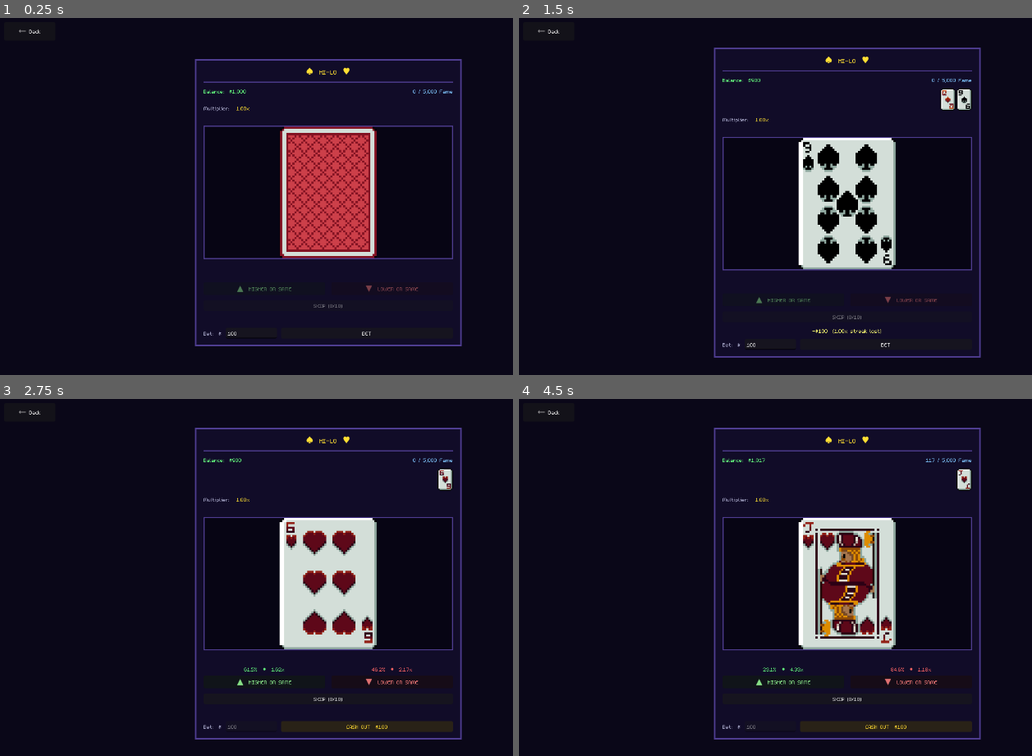
Above: before the commit, frames 1-4 (two rows, left to right).
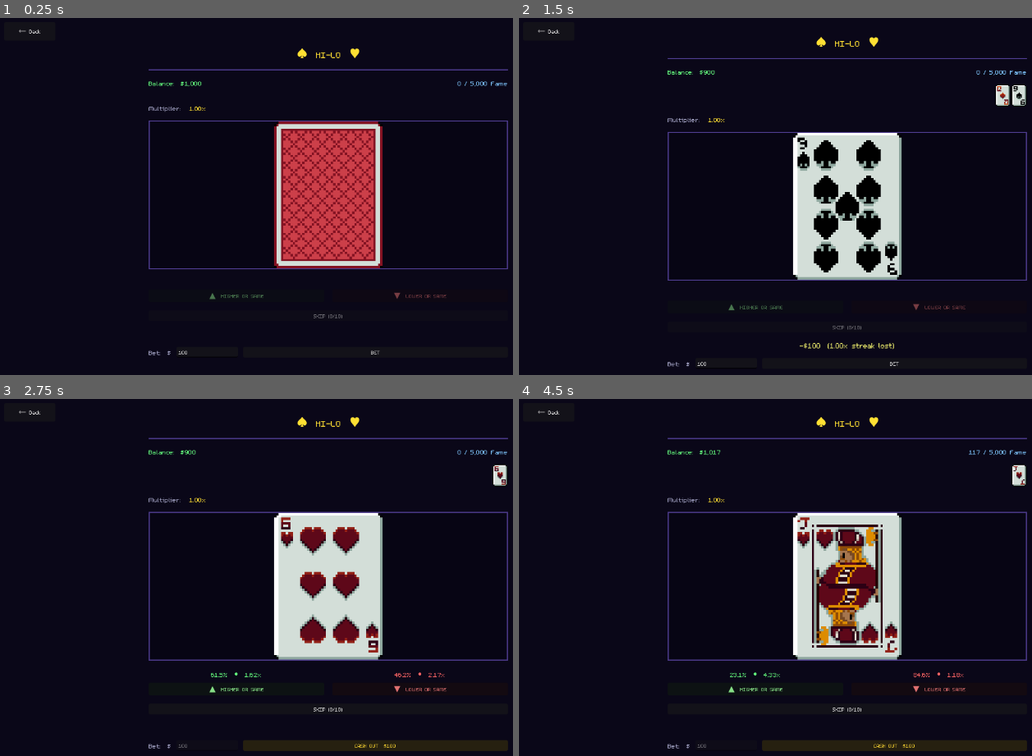
Above: after the commit, the same moments.

Repository: raulg-prog/Bust
Game: Godot game, scene res://scenes/games/hilo/HiLo.tscn
Two runs of this game, one before a commit and one after it. Both use one fixed random seed, a clock stepped at 60 frames per second and the inputs below.
Inputs:
- Up to frame 1 (0.25 s): no input
- Up to frame 2 (1.5 s): click "BET" at 0.5 s; click "▲ HIGHER OR SAME" at 1.25 s
- Up to frame 3 (2.75 s): click "BET" at 2 s
- Up to frame 4 (4.5 s): click "▼ LOWER OR SAME" at 2.75 s; click "CASH OUT $217" at 3.5 s; click "BET" at 4.25 s

The runs differ from the first frame. In frame 1, 9.4% of the frame differs, in the area x 28-100%, y 8-95%; in frame 2, 8.5%; in frame 3, 11%; in frame 4, 13%, in the area x 28-100%, y 5-99%.

Commit message:
Remove GameWindow/GameMargin panels, bigger fonts across all games
All three scenes (HiLo, CoinFlip, Wheel):
- Removed PanelContainer (GameWindow) and MarginContainer (GameMargin)
- GameArea now direct child of CenterContainer — content fills the screen
- Title font 18→26, stat labels 16→20, result labels 16→22
- VBoxContainer separation 10→16 for more breathing room
- Wheel preserves uid, unique_ids, and PivotMarker position from editor

Co-Authored-By: Claude Sonnet 4.6 <noreply@anthropic.com>

Diff:
--- a/scenes/games/coinflip/CoinFlip.tscn
+++ b/scenes/games/coinflip/CoinFlip.tscn
@@ -1,14 +1,6 @@
-[gd_scene load_steps=4 format=3]
+[gd_scene load_steps=3 format=3]
 
 [ext_resource type="Script" path="res://scenes/games/coinflip/coinflip.gd" id="1_coinflip"]
-
-[sub_resource type="StyleBoxFlat" id="StyleBoxFlat_window"]
-bg_color = Color(0.067, 0.047, 0.157, 1)
-border_width_left = 3
-border_width_top = 3
-border_width_right = 3
-border_width_bottom = 3
-border_color = Color(0.31, 0.239, 0.565, 1)
 
 [sub_resource type="StyleBoxFlat" id="StyleBoxFlat_divider"]
 bg_color = Color(0.31, 0.239, 0.565, 1)
@@ -39,85 +31,78 @@
 grow_horizontal = 2
 grow_vertical = 2
 
-[node name="GameWindow" type="PanelContainer" parent="Center"]
+[node name="GameArea" type="VBoxContainer" parent="Center"]
 layout_mode = 2
-custom_minimum_size = Vector2(520, 0)
-theme_override_styles/panel = SubResource("StyleBoxFlat_window")
+custom_minimum_size = Vector2(640, 0)
+theme_override_constants/separation = 16
 
-[node name="GameMargin" type="MarginContainer" parent="Center/GameWindow"]
-layout_mode = 2
-theme_override_constants/margin_left = 14
-theme_override_constants/margin_right = 14
-theme_override_constants/margin_top = 12
-theme_override_constants/margin_bottom = 12
-
-[node name="GameArea" type="VBoxContainer" parent="Center/GameWindow/GameMargin"]
-layout_mode = 2
-theme_override_constants/separation = 10
-
-[node name="TitleLabel" type="Label" parent="Center/GameWindow/GameMargin/GameArea"]
+[node name="TitleLabel" type="Label" parent="Center/GameArea"]
 layout_mode = 2
 horizontal_alignment = 1
-theme_override_font_sizes/font_size = 18
+theme_override_font_sizes/font_size = 26
 theme_override_colors/font_color = Color(1.0, 0.878, 0.2, 1)
 text = "♣  COIN FLIP  ♦"
 
-[node name="TitleDivider" type="PanelContainer" parent="Center/GameWindow/GameMargin/GameArea"]
+[node name="TitleDivider" type="PanelContainer" parent="Center/GameArea"]
 layout_mode = 2
 custom_minimum_size = Vector2(0, 2)
 theme_override_styles/panel = SubResource("StyleBoxFlat_divider")
 
-[node name="TopBar" type="HBoxContainer" parent="Center/GameWindow/GameMargin/GameArea"]
+[node name="TopBar" type="HBoxContainer" parent="Center/GameArea"]
 layout_mode = 2
 
-[node name="BalanceLabel" type="Label" parent="Center/GameWindow/GameMargin/GameArea/TopBar"]
+[node name="BalanceLabel" type="Label" parent="Center/GameArea/TopBar"]
 unique_name_in_owner = true
 layout_mode = 2
 size_flags_horizontal = 3
+theme_override_font_sizes/font_size = 20
 theme_override_colors/font_color = Color(0.4, 1.0, 0.5, 1)
 text = "Balance:  $1,000"
 
-[node name="FameLabel" type="Label" parent="Center/GameWindow/GameMargin/GameArea/TopBar"]
+[node name="FameLabel" type="Label" parent="Center/GameArea/TopBar"]
 unique_name_in_owner = true
 layout_mode = 2
 horizontal_alignment = 2
+theme_override_font_sizes/font_size = 20
 theme_override_colors/font_color = Color(0.5, 0.78, 1.0, 1)
 text = "0 / 5,000 Fame"
 
-[node name="CoinSprite" type="TextureRect" parent="Center/GameWindow/GameMargin/GameArea"]
+[node name="CoinSprite" type="TextureRect" parent="Center/GameArea"]
 unique_name_in_owner = true
 layout_mode = 2
 size_flags_horizontal = 3
-custom_minimum_size = Vector2(0, 210)
+custom_minimum_size = Vector2(0, 250)
 texture_filter = 1
 stretch_mode = 5
 
-[node name="MultRow" type="HBoxContainer" parent="Center/GameWindow/GameMargin/GameArea"]
+[node name="MultRow" type="HBoxContainer" parent="Center/GameArea"]
 layout_mode = 2
 
-[node name="MultLabel" type="Label" parent="Center/GameWindow/GameMargin/GameArea/MultRow"]
+[node name="MultLabel" type="Label" parent="Center/GameArea/MultRow"]
 layout_mode = 2
+theme_override_font_sizes/font_size = 20
 theme_override_colors/font_color = Color(0.65, 0.65, 0.78, 1)
 text = "Multiplier:  "
 
-[node name="MultValue" type="Label" parent="Center/GameWindow/GameMargin/GameArea/MultRow"]
+[node name="MultValue" type="Label" parent="Center/GameArea/MultRow"]
 unique_name_in_owner = true
 layout_mode = 2
+theme_override_font_sizes/font_size = 20
 theme_override_colors/font_color = Color(1.0, 0.878, 0.2, 1)
 text = "1.00x"
 
-[node name="SelectionRow" type="HBoxContainer" parent="Center/GameWindow/GameMargin/GameArea"]
+[node name="SelectionRow" type="HBoxContainer" parent="Center/GameArea"]
 layout_mode = 2
-theme_override_constants/separation = 8
+theme_override_constants/separation = 12
 
-[node name="HeadsButton" type="Button" parent="Center/GameWindow/GameMargin/GameArea/SelectionRow"]
+[node name="HeadsButton" type="Button" parent="Center/GameArea/SelectionRow"]
 unique_name_in_owner = true
 layout_mode = 2
 size_flags_horizontal = 3
 modulate = Color(1.0, 0.878, 0.2, 1)
 text = "▲  HEADS"
 
-[node name="FlipButton" type="Button" parent="Center/GameWindow/GameMargin/GameArea/SelectionRow"]
+[node name="FlipButton" type="Button" parent="Center/GameArea/SelectionRow"]
 unique_name_in_owner = true
 layout_mode = 2
 size_flags_horizontal = 3
@@ -125,14 +110,14 @@
 modulate = Color(1.0, 0.85, 0.2, 1)
 text = "FLIP"
 
-[node name="TailsButton" type="Button" parent="Center/GameWindow/GameMargin/GameArea/SelectionRow"]
+[node name="TailsButton" type="Button" parent="Center/GameArea/SelectionRow"]
 unique_name_in_owner = true
 layout_mode = 2
 size_flags_horizontal = 3
 modulate = Color(0.5, 0.78, 1.0, 1)
 text = "▼  TAILS"
 
-[node name="CashOutButton" type="Button" parent="Center/GameWindow/GameMargin/GameArea"]
+[node name="CashOutButton" type="Button" parent="Center/GameArea"]
 unique_name_in_owner = true
 layout_mode = 2
 size_flags_horizontal = 3
@@ -140,27 +125,29 @@
 modulate = Color(1.0, 0.85, 0.2, 1)
 text = "CASH OUT"
 
-[node name="ResultLabel" type="Label" parent="Center/GameWindow/GameMargin/GameArea"]
+[node name="ResultLabel" type="Label" parent="Center/GameArea"]
 unique_name_in_owner = true
 layout_mode = 2
 horizontal_alignment = 1
+theme_override_font_sizes/font_size = 22
 theme_override_colors/font_color = Color(1.0, 1.0, 0.45, 1)
 text = ""
 
-[node name="BetRow" type="HBoxContainer" parent="Center/GameWindow/GameMargin/GameArea"]
+[node name="BetRow" type="HBoxContainer" parent="Center/GameArea"]
 layout_mode = 2
-theme_override_constants/separation = 8
+theme_override_constants/separation = 10
 
-[node name="BetLabel" type="Label" parent="Center/GameWindow/GameMargin/GameArea/BetRow"]
+[node name="BetLabel" type="Label" parent="Center/GameArea/BetRow"]
 layout_mode = 2
 vertical_alignment = 1
+theme_override_font_sizes/font_size = 20
 theme_override_colors/font_color = Color(0.65, 0.65, 0.78, 1)
 text = "Bet:  $"
 
-[node name="BetInput" type="LineEdit" parent="Center/GameWindow/GameMargin/GameArea/BetRow"]
+[node name="BetInput" type="LineEdit" parent="Center/GameArea/BetRow"]
 unique_name_in_owner = true
 layout_mode = 2
-custom_minimum_size = Vector2(100, 0)
+custom_minimum_size = Vector2(120, 0)
 text = "100"
 placeholder_text = "Amount"
 
--- a/scenes/games/hilo/HiLo.tscn
+++ b/scenes/games/hilo/HiLo.tscn
@@ -1,18 +1,10 @@
-[gd_scene load_steps=6 format=3]
+[gd_scene load_steps=5 format=3]
 
 [ext_resource type="Script" path="res://scenes/games/hilo/hilo.gd" id="1_hilo"]
 [ext_resource type="Shader" path="res://scenes/games/hilo/card_contrast.gdshader" id="2_shader"]
 
 [sub_resource type="ShaderMaterial" id="ShaderMaterial_card"]
 shader = ExtResource("2_shader")
-
-[sub_resource type="StyleBoxFlat" id="StyleBoxFlat_window"]
-bg_color = Color(0.067, 0.047, 0.157, 1)
-border_width_left = 3
-border_width_top = 3
-border_width_right = 3
-border_width_bottom = 3
-border_color = Color(0.31, 0.239, 0.565, 1)
 
 [sub_resource type="StyleBoxFlat" id="StyleBoxFlat_card"]
 bg_color = Color(0.027, 0.020, 0.078, 1)
@@ -51,82 +43,71 @@
 grow_horizontal = 2
 grow_vertical = 2
 
-[node name="GameWindow" type="PanelContainer" parent="Center"]
-layout_mode = 2
-custom_minimum_size = Vector2(520, 0)
-theme_override_styles/panel = SubResource("StyleBoxFlat_window")
-
-[node name="GameMargin" type="MarginContainer" parent="Center/GameWindow"]
-layout_mode = 2
-theme_override_constants/margin_left = 14
-theme_override_constants/margin_right = 14
-theme_override_constants/margin_top = 12
-theme_override_constants/margin_bottom = 12
-
-[node name="GameArea" type="VBoxContainer" parent="Center/GameWindow/GameMargin"]
-layout_mode = 2
-theme_override_constants/separation = 10
-
-[node name="TitleLabel" type="Label" parent="Center/GameWindow/GameMargin/GameArea"]
-layout_mode = 2
-horizontal_alignment = 1
-theme_override_font_sizes/font_size = 18
+[node name="GameArea" type="VBoxContainer" parent="Center"]
+layout_mode = 2
+custom_minimum_size = Vector2(700, 0)
+theme_override_constants/separation = 16
+
+[node name="TitleLabel" type="Label" parent="Center/GameArea"]
+layout_mode = 2
+horizontal_alignment = 1
+theme_override_font_sizes/font_size = 26
 theme_override_colors/font_color = Color(1.0, 0.878, 0.2, 1)
 text = "♠  HI-LO  ♥"
 
-[node name="TitleDivider" type="PanelContainer" parent="Center/GameWindow/GameMargin/GameArea"]
+[node name="TitleDivider" type="PanelContainer" parent="Center/GameArea"]
 layout_mode = 2
 custom_minimum_size = Vector2(0, 2)
 theme_override_styles/panel = SubResource("StyleBoxFlat_divider")
 
-[node name="TopBar" type="HBoxContainer" parent="Center/GameWindow/GameMargin/GameArea"]
-layout_mode = 2
-
-[node name="BalanceLabel" type="Label" parent="Center/GameWindow/GameMargin/GameArea/TopBar"]
-unique_name_in_owner = true
-layout_mode = 2
-size_flags_horizontal = 3
+[node name="TopBar" type="HBoxContainer" parent="Center/GameArea"]
+layout_mode = 2
+
+[node name="BalanceLabel" type="Label" parent="Center/GameArea/TopBar"]
+unique_name_in_owner = true
+layout_mode = 2
+size_flags_horizontal = 3
+theme_override_font_sizes/font_size = 20
 theme_override_colors/font_color = Color(0.4, 1.0, 0.5, 1)
 text = "Balance:  $1,000"
 
-[node name="FameLabel" type="Label" parent="Center/GameWindow/GameMargin/GameArea/TopBar"]
+[node name="FameLabel" type="Label" parent="Center/GameArea/TopBar"]
 unique_name_in_owner = true
 layout_mode = 2
 horizontal_alignment = 2
+theme_override_font_sizes/font_size = 20
 theme_override_colors/font_color = Color(0.5, 0.78, 1.0, 1)
 text = "0 / 5,000 Fame"
 
-[node name="HistoryContainer" type="HBoxContainer" parent="Center/GameWindow/GameMargin/GameArea"]
+[node name="HistoryContainer" type="HBoxContainer" parent="Center/GameArea"]
 unique_name_in_owner = true
 layout_mode = 2
 alignment = 2
 theme_override_constants/separation = 2
 
-[node name="MultRow" type="HBoxContainer" parent="Center/GameWindow/GameMargin/GameArea"]
-layout_mode = 2
-
-[node name="MultLabel" type="Label" parent="Center/GameWindow/GameMargin/GameArea/MultRow"]
-layout_mode = 2
+[node name="MultRow" type="HBoxContainer" parent="Center/GameArea"]
+layout_mode = 2
+
+[node name="MultLabel" type="Label" parent="Center/GameArea/MultRow"]
+layout_mode = 2
+theme_override_font_sizes/font_size = 20
 theme_override_colors/font_color = Color(0.65, 0.65, 0.78, 1)
 text = "Multiplier:  "
 
-[node name="MultValue" type="Label" parent="Center/GameWindow/GameMargin/GameArea/MultRow"]
-unique_name_in_owner = true
-layout_mode = 2
+[node name="MultValue" type="Label" parent="Center/GameArea/MultRow"]
+unique_name_in_owner = true
+layout_mode = 2
+theme_override_font_sizes/font_size = 20
 theme_override_colors/font_color = Color(1.0, 0.878, 0.2, 1)
 text = "1.00x"
 
-[node name="CardTopSpacer" type="Control" parent="Center/GameWindow/GameMargin/GameArea"]
-layout_mode = 2
-custom_minimum_size = Vector2(0, 8)
-
-[node name="CardPanel" type="PanelContainer" parent="Center/GameWindow/GameMargin/GameArea"]
-unique_name_in_owner = true
-layout_mode = 2
-custom_minimum_size = Vector2(0, 260)
+[node name="CardPanel" type="PanelContainer" parent="Center/GameArea"]
+unique_name_in_owner = true
+layout_mode = 2
+custom_minimum_size = Vector2(0, 290)
 theme_override_styles/panel = SubResource("StyleBoxFlat_card")
 
-[node name="CardSprite" type="TextureRect" parent="Center/GameWindow/GameMargin/GameArea/CardPanel"]
+[node name="CardSprite" type="TextureRect" parent="Center/GameArea/CardPanel"]
 unique_name_in_owner = true
 layout_mode = 2
 size_flags_horizontal = 3
@@ -135,27 +116,24 @@
 material = SubResource("ShaderMaterial_card")
 stretch_mode = 5
 
-[node name="CardBottomSpacer" type="Control" parent="Center/GameWindow/GameMargin/GameArea"]
-layout_mode = 2
-custom_minimum_size = Vector2(0, 8)
-
-[node name="ActionArea" type="HBoxContainer" parent="Center/GameWindow/GameMargin/GameArea"]
-layout_mode = 2
-theme_override_constants/separation = 12
-
-[node name="HigherCol" type="VBoxContainer" parent="Center/GameWindow/GameMargin/GameArea/ActionArea"]
-layout_mode = 2
-size_flags_horizontal = 3
-theme_override_constants/separation = 4
-
-[node name="HigherOddsLabel" type="Label" parent="Center/GameWindow/GameMargin/GameArea/ActionArea/HigherCol"]
-unique_name_in_owner = true
-layout_mode = 2
-horizontal_alignment = 1
+[node name="ActionArea" type="HBoxContainer" parent="Center/GameArea"]
+layout_mode = 2
+theme_override_constants/separation = 16
+
+[node name="HigherCol" type="VBoxContainer" parent="Center/GameArea/ActionArea"]
+layout_mode = 2
+size_flags_horizontal = 3
+theme_override_constants/separation = 6
+
+[node name="HigherOddsLabel" type="Label" parent="Center/GameArea/ActionArea/HigherCol"]
+unique_name_in_owner = true
+layout_mode = 2
+horizontal_alignment = 1
+theme_override_font_sizes/font_size = 20
 theme_override_colors/font_color = Color(0.4, 1.0, 0.5, 1)
 text = ""
 
-[node name="HigherButton" type="Button" parent="Center/GameWindow/GameMargin/GameArea/ActionArea/HigherCol"]
+[node name="HigherButton" type="Button" parent="Center/GameArea/ActionArea/HigherCol"]
 unique_name_in_owner = true
 layout_mode = 2
 size_flags_horizontal = 3
@@ -163,19 +141,20 @@
 disabled = true
 text = "▲  HIGHER OR SAME"
 
-[node name="LowerCol" type="VBoxContainer" parent="Center/GameWindow/GameMargin/GameArea/ActionArea"]
-layout_mode = 2
-size_flags_horizontal = 3
-theme_override_constants/separation = 4
-
-[node name="LowerOddsLabel" type="Label" parent="Center/GameWindow/GameMargin/GameArea/ActionArea/LowerCol"]
-unique_name_in_owner = true
-layout_mode = 2
-horizontal_alignment = 1
+[node name="LowerCol" type="VBoxContainer" parent="Center/GameArea/ActionArea"]
+layout_mode = 2
+size_flags_horizontal = 3
+theme_override_constants/separation = 6
+
+[node name="LowerOddsLabel" type="Label" parent="Center/GameArea/ActionArea/LowerCol"]
+unique_name_in_owner = true
+layout_mode = 2
+horizontal_alignment = 1
+theme_override_font_sizes/font_size = 20
 theme_override_colors/font_color = Color(1.0, 0.4, 0.4, 1)
 text = ""
 
-[node name="LowerButton" type="Button" parent="Center/GameWindow/GameMargin/GameArea/ActionArea/LowerCol"]
+[node name="LowerButton" type="Button" parent="Center/GameArea/ActionArea/LowerCol"]
 unique_name_in_owner = true
 layout_mode = 2
 size_flags_horizontal = 3
@@ -183,38 +162,40 @@
 disabled = true
 text = "▼  LOWER OR SAME"
 
-[node name="SkipButton" type="Button" parent="Center/GameWindow/GameMargin/GameArea"]
+[node name="SkipButton" type="Button" parent="Center/GameArea"]
 unique_name_in_owner = true
 layout_mode = 2
 size_flags_horizontal = 3
 disabled = true
 text = "SKIP (0/10)"
 
-[node name="ResultLabel" type="Label" parent="Center/GameWindow/GameMargin/GameArea"]
-unique_name_in_owner = true
-layout_mode = 2
-horizontal_alignment = 1
+[node name="ResultLabel" type="Label" parent="Center/GameArea"]
+unique_name_in_owner = true
+layout_mode = 2
+horizontal_alignment = 1
+theme_override_font_sizes/font_size = 22
 theme_override_colors/font_color = Color(1.0, 1.0, 0.45, 1)
 text = ""
 
-[node name="BetRow" type="HBoxContainer" parent="Center/GameWindow/GameMargin/GameArea"]
-layout_mode = 2
-theme_override_constants/separation = 8
-
-[node name="BetLabel" type="Label" parent="Center/GameWindow/GameMargin/GameArea/BetRow"]
+[node name="BetRow" type="HBoxContainer" parent="Center/GameArea"]
+layout_mode = 2
+theme_override_constants/separation = 10
+
+[node name="BetLabel" type="Label" parent="Center/GameArea/BetRow"]
 layout_mode = 2
 vertical_alignment = 1
+theme_override_font_sizes/font_size = 20
 theme_override_colors/font_color = Color(0.65, 0.65, 0.78, 1)
 text = "Bet:  $"
 
-[node name="BetInput" type="LineEdit" parent="Center/GameWindow/GameMargin/GameArea/BetRow"]
-unique_name_in_owner = true
-layout_mode = 2
-custom_minimum_size = Vector2(100, 0)
+[node name="BetInput" type="LineEdit" parent="Center/GameArea/BetRow"]
+unique_name_in_owner = true
+layout_mode = 2
+custom_minimum_size = Vector2(120, 0)
 text = "100"
 placeholder_text = "Amount"
 
-[node name="BetButton" type="Button" parent="Center/GameWindow/GameMargin/GameArea/BetRow"]
+[node name="BetButton" type="Button" parent="Center/GameArea/BetRow"]
 unique_name_in_owner = true
 layout_mode = 2
 size_flags_horizontal = 3
--- a/scenes/games/wheel/Wheel.tscn
+++ b/scenes/games/wheel/Wheel.tscn
@@ -1,14 +1,6 @@
 [gd_scene format=3 uid="uid://dgb53iblx6v41"]
 
 [ext_resource type="Script" uid="uid://37x442eh4ach" path="res://scenes/games/wheel/wheel.gd" id="1_wheel"]
-
-[sub_resource type="StyleBoxFlat" id="StyleBoxFlat_window"]
-bg_color = Color(0.067, 0.047, 0.157, 1)
-border_width_left = 3
-border_width_top = 3
-border_width_right = 3
-border_width_bottom = 3
-border_color = Color(0.31, 0.239, 0.565, 1)
 
 [sub_resource type="StyleBoxFlat" id="StyleBoxFlat_divider"]
 bg_color = Color(0.31, 0.239, 0.565, 1)
@@ -42,75 +34,67 @@
 grow_horizontal = 2
 grow_vertical = 2
 
-[node name="GameWindow" type="PanelContainer" parent="Center" unique_id=293132269]
-custom_minimum_size = Vector2(440, 0)
+[node name="GameArea" type="VBoxContainer" parent="Center" unique_id=721823524]
 layout_mode = 2
-theme_override_styles/panel = SubResource("StyleBoxFlat_window")
+theme_override_constants/separation = 14
 
-[node name="GameMargin" type="MarginContainer" parent="Center/GameWindow" unique_id=213236530]
+[node name="TitleLabel" type="Label" parent="Center/GameArea" unique_id=376177336]
 layout_mode = 2
-theme_override_constants/margin_left = 16
-theme_override_constants/margin_top = 12
-theme_override_constants/margin_right = 16
-theme_override_constants/margin_bottom = 12
+horizontal_alignment = 1
+theme_override_font_sizes/font_size = 26
+theme_override_colors/font_color = Color(1, 0.878, 0.2, 1)
+text = "★  WHEEL  ★"
 
-[node name="GameArea" type="VBoxContainer" parent="Center/GameWindow/GameMargin" unique_id=721823524]
-layout_mode = 2
-theme_override_constants/separation = 8
-
-[node name="TitleLabel" type="Label" parent="Center/GameWindow/GameMargin/GameArea" unique_id=376177336]
-layout_mode = 2
-theme_override_colors/font_color = Color(1, 0.878, 0.2, 1)
-theme_override_font_sizes/font_size = 20
-text = "★  WHEEL  ★"
-horizontal_alignment = 1
-
-[node name="TitleDivider" type="PanelContainer" parent="Center/GameWindow/GameMargin/GameArea" unique_id=576078889]
+[node name="TitleDivider" type="PanelContainer" parent="Center/GameArea" unique_id=576078889]
 custom_minimum_size = Vector2(0, 2)
 layout_mode = 2
 theme_override_styles/panel = SubResource("StyleBoxFlat_divider")
 
-[node name="TopBar" type="HBoxContainer" parent="Center/GameWindow/GameMargin/GameArea" unique_id=1506573636]
+[node name="TopBar" type="HBoxContainer" parent="Center/GameArea" unique_id=1506573636]
 layout_mode = 2
 
-[node name="BalanceLabel" type="Label" parent="Center/GameWindow/GameMargin/GameArea/TopBar" unique_id=1643500307]
+[node name="BalanceLabel" type="Label" parent="Center/GameArea/TopBar" unique_id=1643500307]
 unique_name_in_owner = true
 layout_mode = 2
 size_flags_horizontal = 3
+theme_override_font_sizes/font_size = 20
 theme_override_colors/font_color = Color(0.4, 1, 0.5, 1)
 text = "Balance:  $1,000"
 
-[node name="FameLabel" type="Label" parent="Center/GameWindow/GameMargin/GameArea/TopBar" unique_id=1814143620]
+[node name="FameLabel" type="Label" parent="Center/GameArea/TopBar" unique_id=1814143620]
 unique_name_in_owner = true
 layout_mode = 2
+horizontal_alignment = 2
+theme_override_font_sizes/font_size = 20
 theme_override_colors/font_color = Color(0.5, 0.78, 1, 1)
 text = "0 / 25,000 Fame"
-horizontal_alignment = 2
 
-[node name="WheelArea" type="Control" parent="Center/GameWindow/GameMargin/GameArea" unique_id=741984272]
+[node name="WheelArea" type="Control" parent="Center/GameArea" unique_id=741984272]
 custom_minimum_size = Vector2(400, 400)
 layout_mode = 2
 size_flags_horizontal = 4
 
-[node name="WheelImage" type="TextureRect" parent="Center/GameWindow/GameMargin/GameArea/WheelArea" unique_id=241665528]
+[node name="WheelImage" type="TextureRect" parent="Center/GameArea/WheelArea" unique_id=241665528]
 unique_name_in_owner = true
 layout_mode = 0
-offset_right = 400.0
-offset_bottom = 400.0
+offset_left = -84.0
+offset_top = 1.0
+offset_right = 484.0
+offset_bottom = 569.0
 texture = SubResource("CompressedTexture2D_sd3cb")
-expand_mode = 0
 stretch_mode = 5
 
-[node name="PivotMarker" type="Control" parent="Center/GameWindow/GameMargin/GameArea/WheelArea" unique_id=100000001]
+[node name="PivotMarker" type="Control" parent="Center/GameArea/WheelArea" unique_id=100000001]
 unique_name_in_owner = true
 layout_mode = 0
-offset_left = 188.0
-offset_top = 188.0
-offset_right = 212.0
-offset_bottom = 212.0
+anchors_preset = 0
+offset_left = 193.0
+offset_top = 251.0
+offset_right = 208.0
+offset_bottom = 266.0
 mouse_filter = 2
 
-[node name="PointerLabel" type="Label" parent="Center/GameWindow/GameMargin/GameArea/WheelArea" unique_id=627949456]
+[node name="PointerLabel" type="Label" parent="Center/GameArea/WheelArea" unique_id=627949456]
 layout_mode = 1
 anchors_preset = 5
 anchor_left = 0.5
@@ -120,34 +104,36 @@
 offset_right = 8.0
 offset_bottom = 22.0
 grow_horizontal = 2
+theme_override_font_sizes/font_size = 20
 theme_override_colors/font_color = Color(1, 0.878, 0.2, 1)
-theme_override_font_sizes/font_size = 18
 text = "▼"
 
-[node name="ResultLabel" type="Label" parent="Center/GameWindow/GameMargin/GameArea" unique_id=1418590153]
+[node name="ResultLabel" type="Label" parent="Center/GameArea" unique_id=1418590153]
 unique_name_in_owner = true
 layout_mode = 2
+horizontal_alignment = 1
+theme_override_font_sizes/font_size = 22
 theme_override_colors/font_color = Color(1, 1, 0.45, 1)
-horizontal_alignment = 1
 
-[node name="BetRow" type="HBoxContainer" parent="Center/GameWindow/GameMargin/GameArea" unique_id=1063357964]
+[node name="BetRow" type="HBoxContainer" parent="Center/GameArea" unique_id=1063357964]
 layout_mode = 2
-theme_override_constants/separation = 8
+theme_override_constants/separation = 10
 
-[node name="BetLabel" type="Label" parent="Center/GameWindow/GameMargin/GameArea/BetRow" unique_id=1978704737]
+[node name="BetLabel" type="Label" parent="Center/GameArea/BetRow" unique_id=1978704737]
 layout_mode = 2
+theme_override_font_sizes/font_size = 20
 theme_override_colors/font_color = Color(0.65, 0.65, 0.78, 1)
 text = "Bet:  $"
 vertical_alignment = 1
 
-[node name="BetInput" type="LineEdit" parent="Center/GameWindow/GameMargin/GameArea/BetRow" unique_id=2103152141]
+[node name="BetInput" type="LineEdit" parent="Center/GameArea/BetRow" unique_id=2103152141]
 unique_name_in_owner = true
 layout_mode = 2
 size_flags_horizontal = 3
 text = "100"
 placeholder_text = "Amount"
 
-[node name="SpinButton" type="Button" parent="Center/GameWindow/GameMargin/GameArea/BetRow" unique_id=496169536]
+[node name="SpinButton" type="Button" parent="Center/GameArea/BetRow" unique_id=496169536]
 unique_name_in_owner = true
 custom_minimum_size = Vector2(80, 0)
 layout_mode = 2
